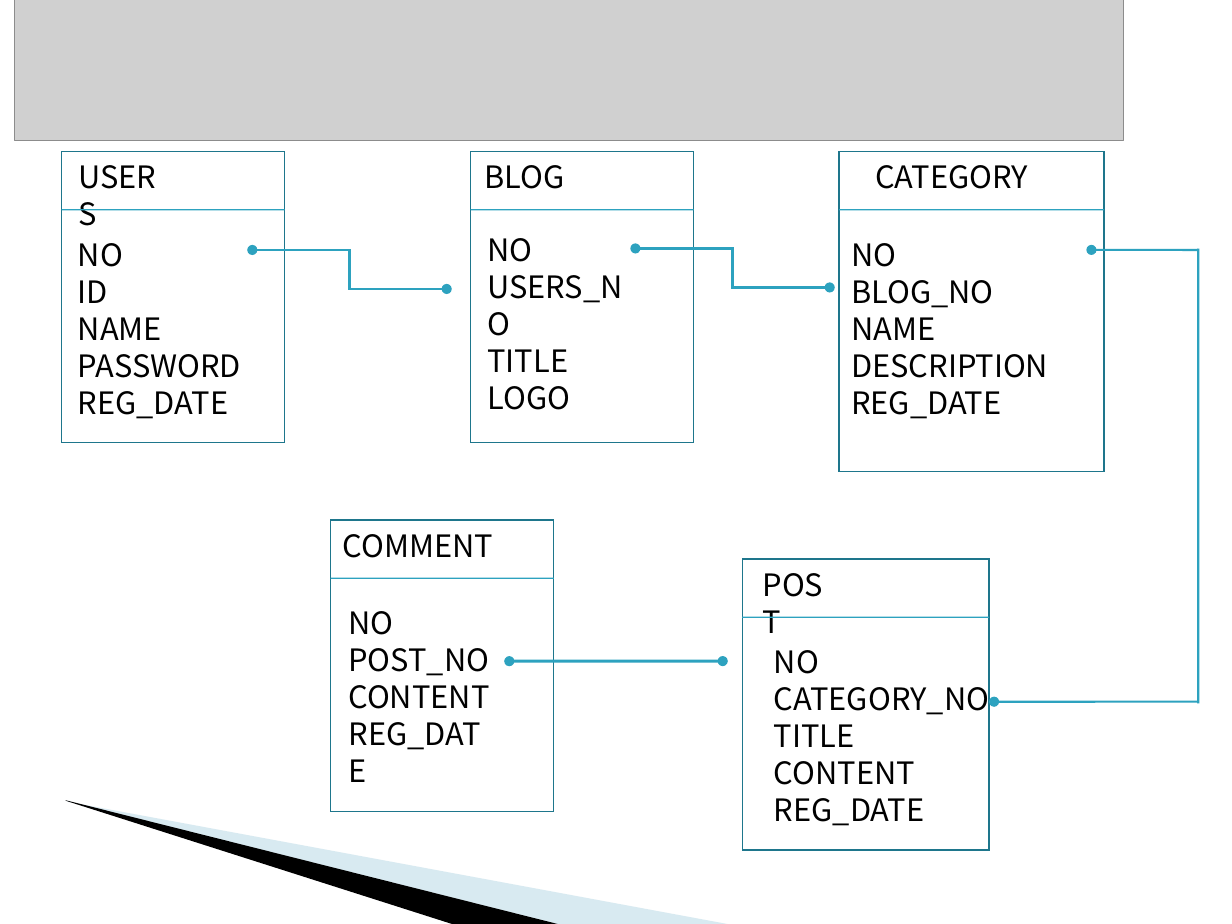
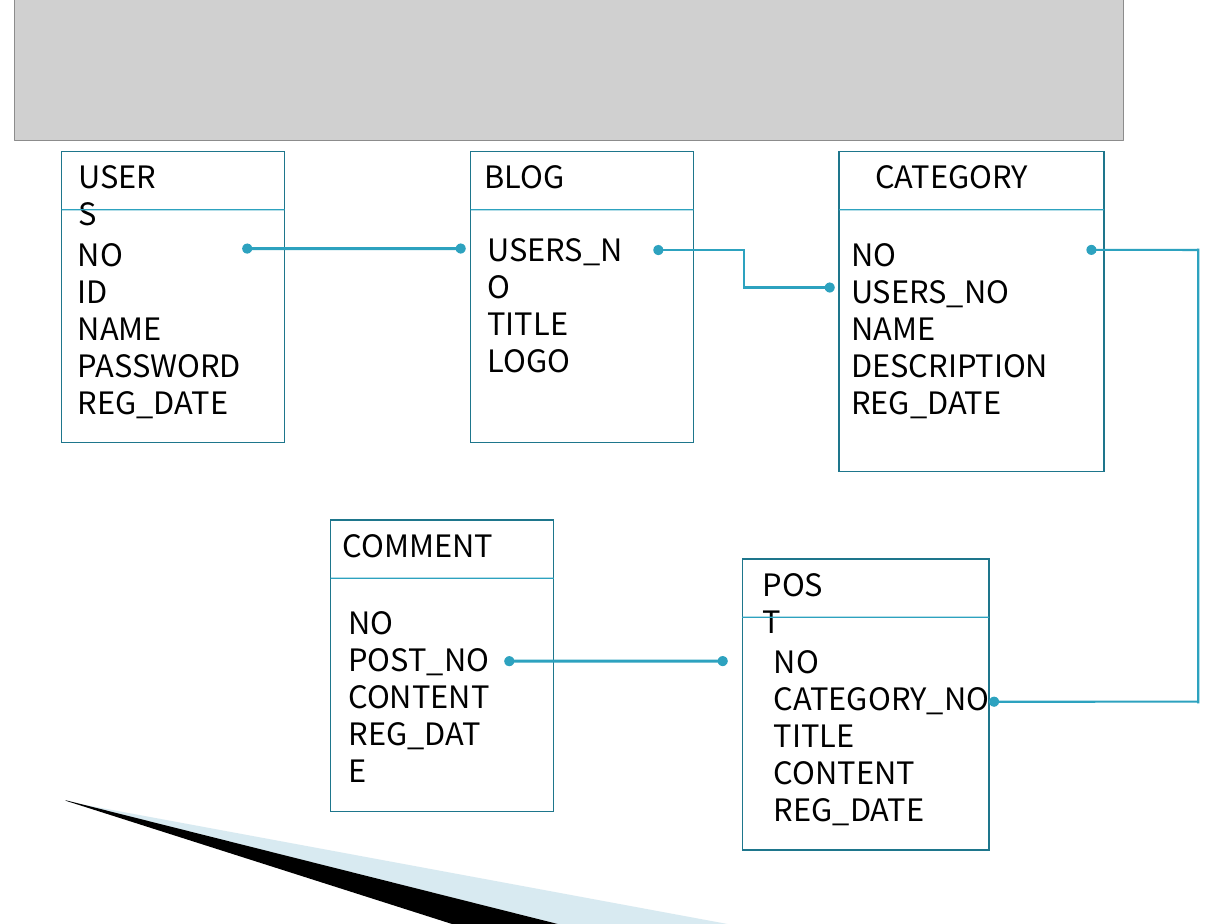
Before and after one commit to OnceTwice/jblog-1, a slide deck: slide 12 of docs/SpringMVC-평가과제.ppt. Drawn at 1232x924 pixels with LibreOffice and Linux fonts; fonts in the diff are those of the drawing; grey boxes stand for pictures; background and template pictures are left out. Boxes give left, top, right and bottom in pixels: in the first picture for what was removed or moved away, otherwise in the second. Text is boxed around its words. In the diff, an @@ line names an element or a change of style, - is before the commit and + after.

```diff
--- a/docs/SpringMVC-평가과제.ppt
+++ b/docs/SpringMVC-평가과제.ppt
@@ text at (487, 238, 532, 262): paragraph removed @@
-NO
@@ elbow double arrow moved from (253, 250) - (447, 290) to (461, 249) - (248, 249) @@
@@ elbow double arrow (461, 249) - (248, 249): elbow double arrow to double arrow; stroke #2DA2BF 1.25 pt to #2DA2BF 1.76 pt @@
@@ elbow double arrow moved from (636, 249) - (830, 287) to (658, 250) - (829, 287) @@
@@ text at (851, 280, 1009, 308): text changed @@
-BLOG_NO
+USERS_NO
```
Also in this commit, not shown: 3 other slides changed.
